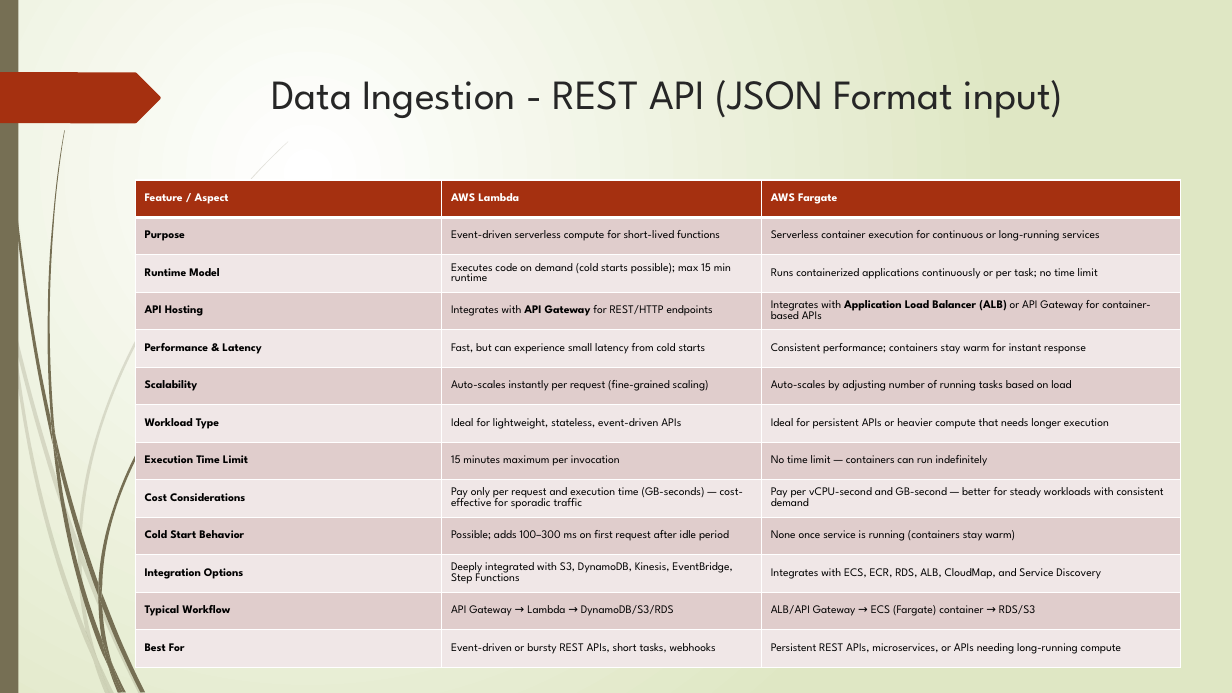
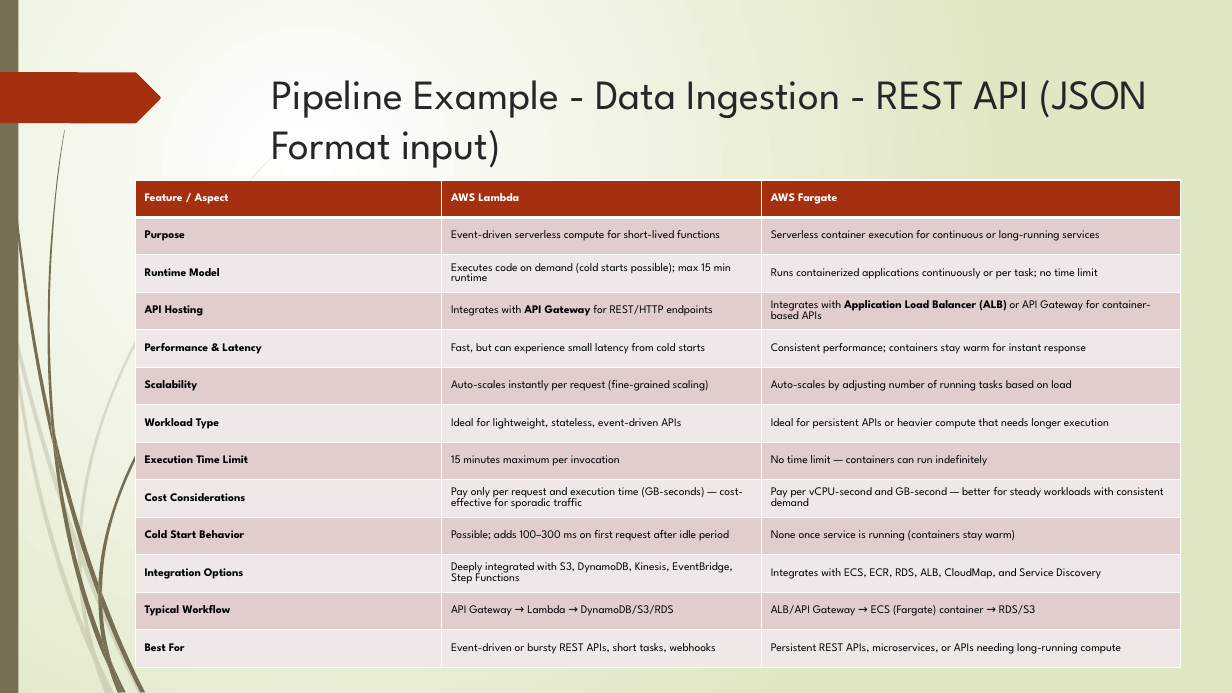
Before and after one commit to gabrielchanyk/food_insights_data_engineering, a slide deck: slide 19 of InsightEats Case Study.pptx. Drawn at 1232x693 pixels with LibreOffice and Linux fonts; fonts in the diff are those of the drawing. Boxes give left, top, right and bottom in pixels: in the first picture for what was removed or moved away, otherwise in the second. Text is boxed around its words. In the diff, an @@ line names an element or a change of style, - is before the commit and + after.

```diff
--- a/InsightEats Case Study.pptx
+++ b/InsightEats Case Study.pptx
@@ title at [271,80,1148,168]: text changed @@
-Data Ingestion - REST API (JSON Format input)
+Pipeline Example - Data Ingestion - REST API (JSON Format input)
```
Also in this commit, not shown: 12 other slides changed, 1 slide added.
